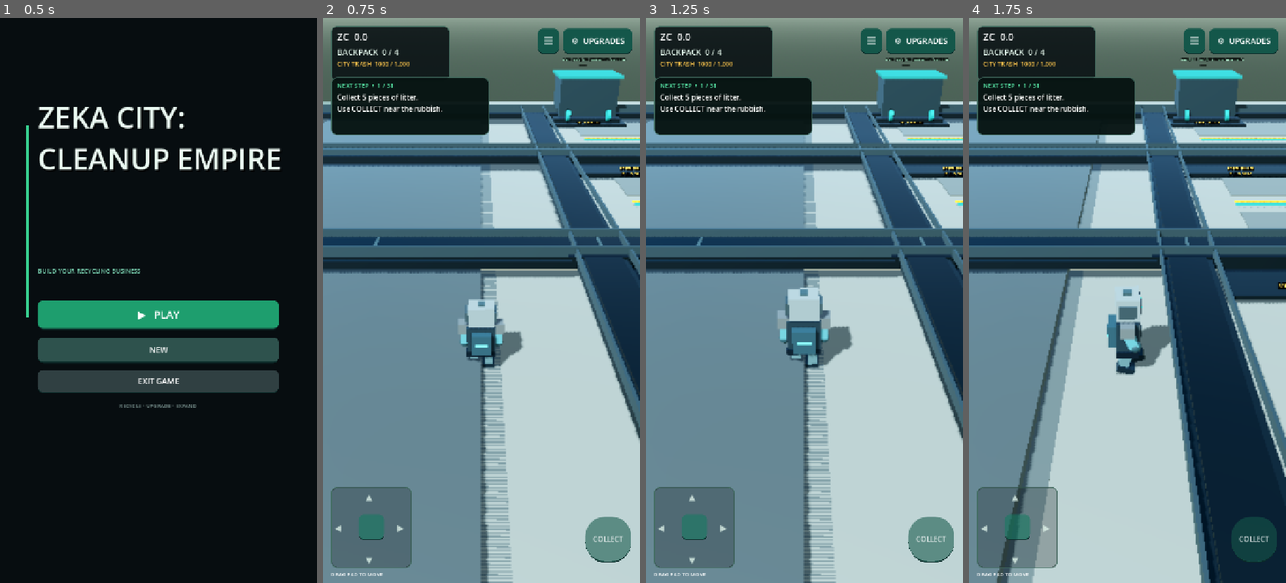
Above: before the commit, frames 1-4 (left to right).
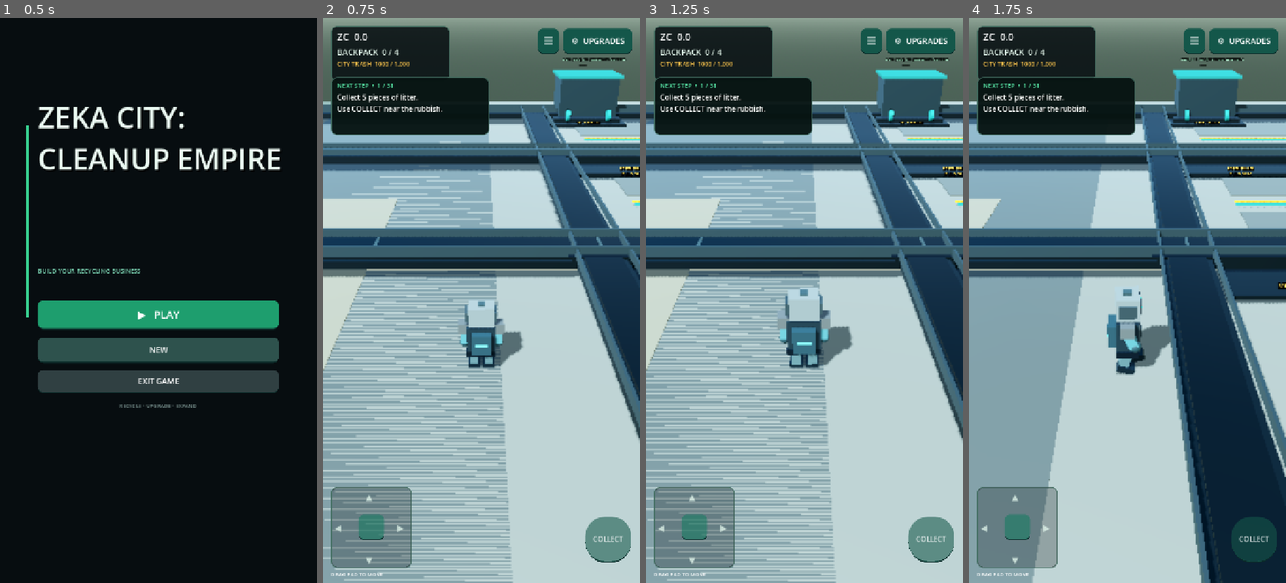
Above: after the commit, the same moments.

Repository: zekainstabot/trash-empire
Game: Godot game, scene res://Scenes/Main.tscn
Same seed, same stepped clock (60 frames per second), same inputs: the game is played once before the commit and once after it.
Inputs (mouse positions are in pixels of both pictures, inside the frame that each line leads up to):
- Up to frame 1 (0.5 s): no input
- Up to frame 2 (0.75 s): click "▶ PLAY" at 0.5 s
- Up to frame 3 (1.25 s): no input
- Up to frame 4 (1.75 s): move the mouse to (1197, 272) at 1.27 s; hold D (move_right) from 1.28 s (still down); click (1197, 272) at 1.42 s

Frame 1 is identical in both runs. In frame 2, 31% of the frame differs, in the area x 0-53%, y 18-100%; in frame 3, 30%; in frame 4, 15%.

Commit message:
Move shared truck loading yard beside right ends of factory lines

Diff:
--- a/Scripts/main.gd
+++ b/Scripts/main.gd
@@ -3896,10 +3896,10 @@
 		var tx := 181.0 + float(tank_index) * 4.0
 		_cylinder("WaterTreatmentTank", Vector3(tx, 1.65, 29.0), 1.35, 3.2, Color(0.18, 0.38, 0.42), false)
 
-	# Marked truck lane runs parallel to the building face and stays clear of doors.
-	_box("FactoryLoadingDock", Vector3(137.0, 0.22, 0.0), Vector3(12.0, 0.28, 62.0), Color(0.25, 0.29, 0.29), false)
+	# Shared truck loading yard is placed beside the right-hand ends of all five lines.
+	_box("FactoryLoadingDock", Vector3(211.0, 0.22, 0.0), Vector3(14.0, 0.28, 64.0), Color(0.25, 0.29, 0.29), false)
 	for z in [-26.0, -13.0, 0.0, 13.0, 26.0]:
-		_box("FactoryTruckLane", Vector3(137.0, 0.39, z), Vector3(10.0, 0.035, 0.14), safety, false)
+		_box("FactoryTruckLane", Vector3(211.0, 0.39, z), Vector3(12.0, 0.035, 0.14), safety, false)
 
 	# Front loading area is fully open: remove canopy roof and support columns.
 	_build_first_machine_feed_trigger()
